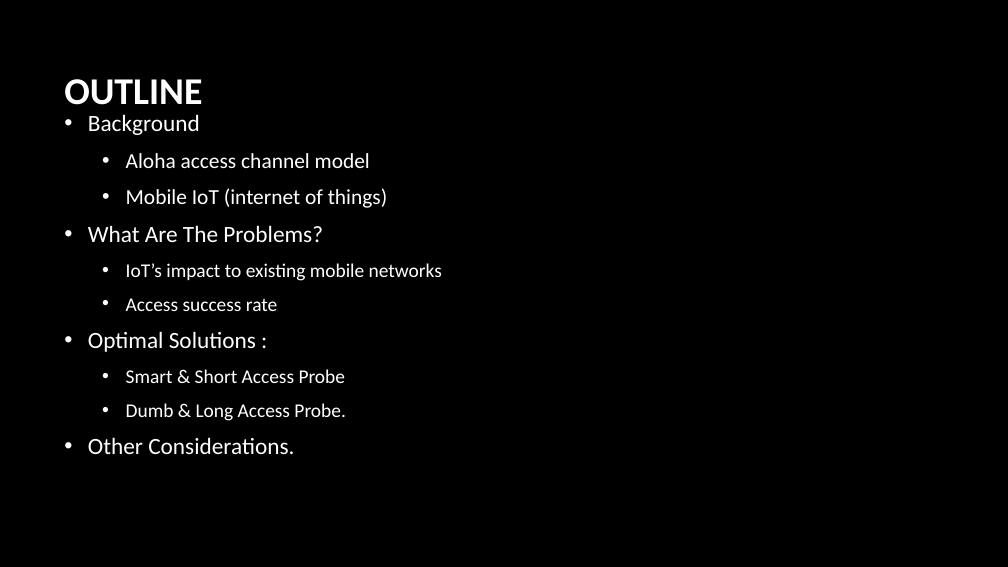
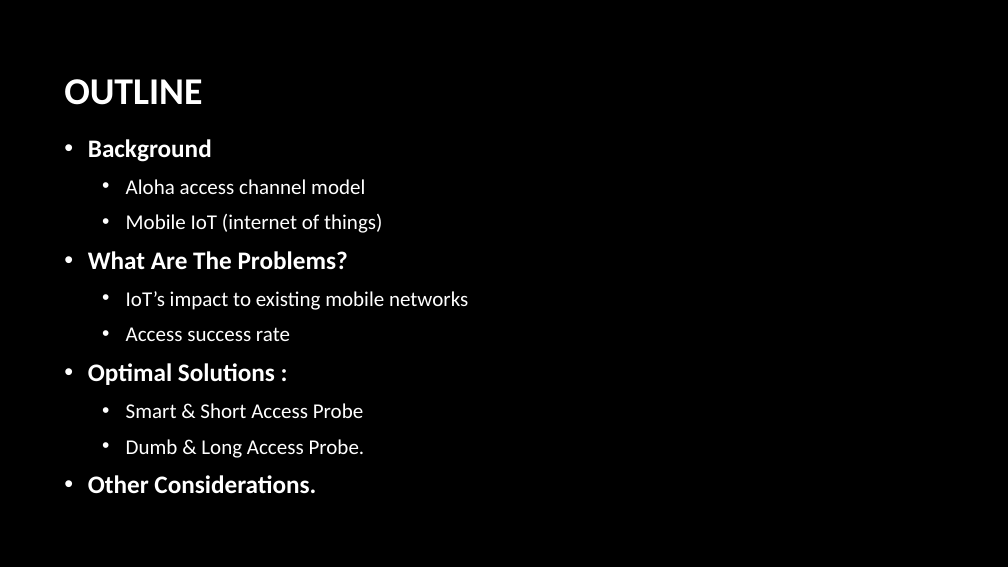
Before and after one commit to shuwang1/dumb_v_smart, a slide deck: slide 4 of Can Dumb Beat Smart R3.pptx. Drawn at 1008x567 pixels with LibreOffice and Linux fonts; fonts in the diff are those of the drawing; background and template pictures are left out. Boxes give left, top, right and bottom in pixels: in the first picture for what was removed or moved away, otherwise in the second. Text is boxed around its words. In the diff, an @@ line names an element or a change of style, - is before the commit and + after.

Commit message:
add R3 with improving the slides relating to the information theory views on access channel design, aka power control + successive interference cancellation

```diff
--- a/Can Dumb Beat Smart R3.pptx
+++ b/Can Dumb Beat Smart R3.pptx
@@ text "Background" at (x1=88, y1=139, x2=468, y2=494): size 22.2 to 24 pt, bold on in "Background", "What Are The Problems?", "Optimal Solutions :", "Other Considerations."; size 20.4 to 20 pt in "Aloha access channel model", "Mobile IoT (internet of things)"; size 18.5 to 20 pt in "IoT’s impact to existing mobile networks", "Access success rate", "Smart & Short Access Probe", "Dumb & Long Access Probe." @@
```
Also in this commit, not shown: 3 other slides changed.
